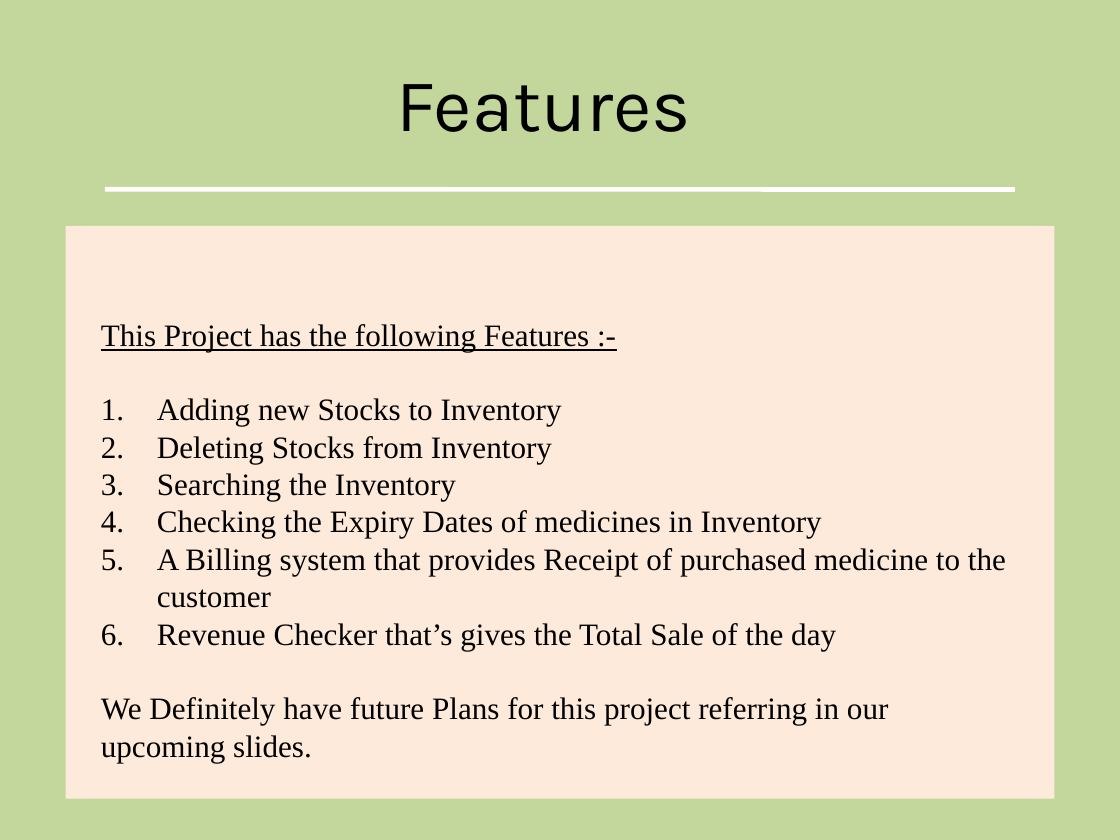
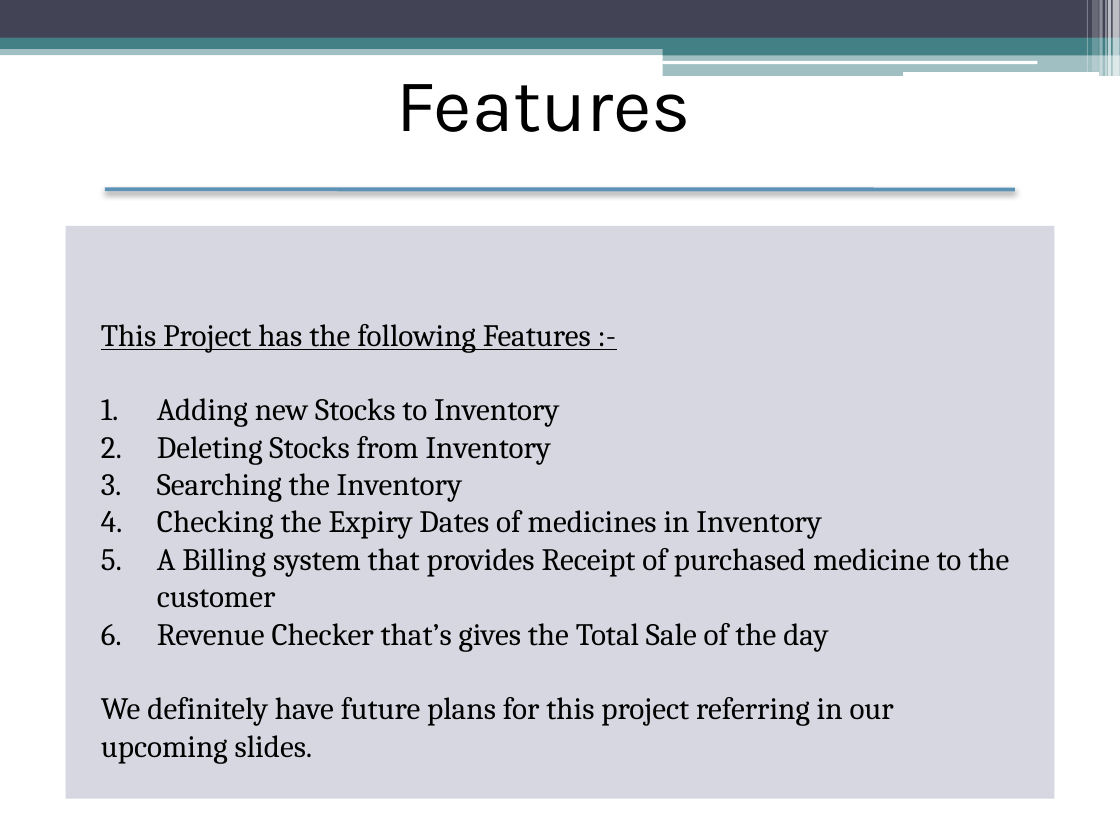
Before and after one commit to Abhisekh-Mundle-99/Pharmacy-Management-System, a slide deck: slide 4 of Group VI(F) Presentation.pptx. Drawn at 1120x840 pixels with LibreOffice and Linux fonts; fonts in the diff are those of the drawing. Boxes give left, top, right and bottom in pixels: in the first picture for what was removed or moved away, otherwise in the second. Text is boxed around its words. In the diff, an @@ line names an element or a change of style, - is before the commit and + after.

```diff
--- a/Group VI(F) Presentation.pptx
+++ b/Group VI(F) Presentation.pptx
@@ background #C3D69B to #FFFFFF @@
@@ rectangle added at bbox=[0, 0, 1120, 38], fill #424456 @@
@@ rectangle added at bbox=[1086, 0, 1088, 72], fill #FFFFFF at 30% opacity @@
@@ rectangle added at bbox=[1092, 0, 1099, 72], fill #FFFFFF at 20% opacity @@
@@ rectangle added at bbox=[1100, 0, 1103, 76], fill #FFFFFF at 40% opacity @@
@@ rectangle added at bbox=[1105, 0, 1107, 76], fill #FFFFFF at 60% opacity @@
@@ rectangle added at bbox=[1108, 0, 1111, 76], fill #FFFFFF at 65% opacity @@
@@ rectangle added at bbox=[1113, 0, 1120, 76], fill #FFFFFF at 65% opacity @@
@@ rectangle added at bbox=[0, 45, 1120, 55], fill #438086 at 50% opacity @@
@@ rectangle added at bbox=[0, 38, 1120, 49], fill #438086 @@
@@ rectangle added at bbox=[663, 44, 1120, 55], fill #438086 @@
@@ rectangle added at bbox=[663, 54, 1120, 76], fill #438086 at 50% opacity @@
@@ rounded rectangle added at bbox=[662, 60, 1037, 64], fill #FFFFFF @@
@@ rounded rectangle added at bbox=[903, 72, 1099, 76], fill #FFFFFF @@
@@ line (105, 189) - (1015, 189): stroke #FFFFFF 3 pt to #5C92B5 2.5 pt @@
@@ rectangle "This Project has the following ..." at bbox=[66, 226, 1055, 799]: fill #FDEADA to #D6D7E0 @@
@@ text in rectangle at bbox=[101, 324, 1009, 651]: font Times New Roman to Cambria in "This Project has the following Features :-", "Adding new Stocks to Inventory", "Deleting Stocks from Inventory", "Searching the Inventory" and 3 more places @@
@@ text in rectangle at bbox=[101, 697, 894, 763]: text changed; font Times New Roman to Cambria @@
-We Definitely have future Plans for this project referring in our upcoming slides.
+We definitely have future plans for this project referring in our upcoming slides.
```
Also in this commit, not shown: 12 other slides changed, 19 slides added, 8 other files.
